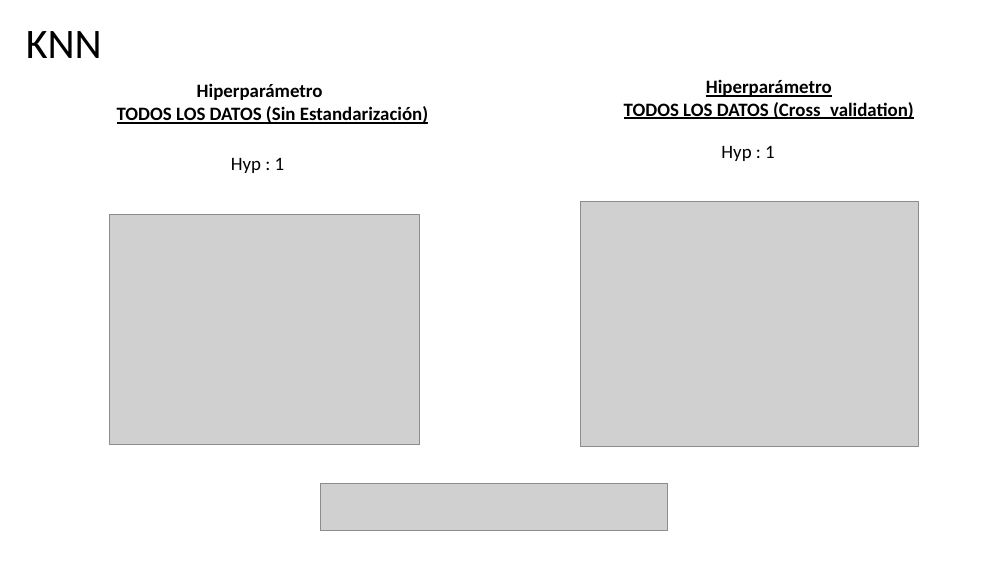
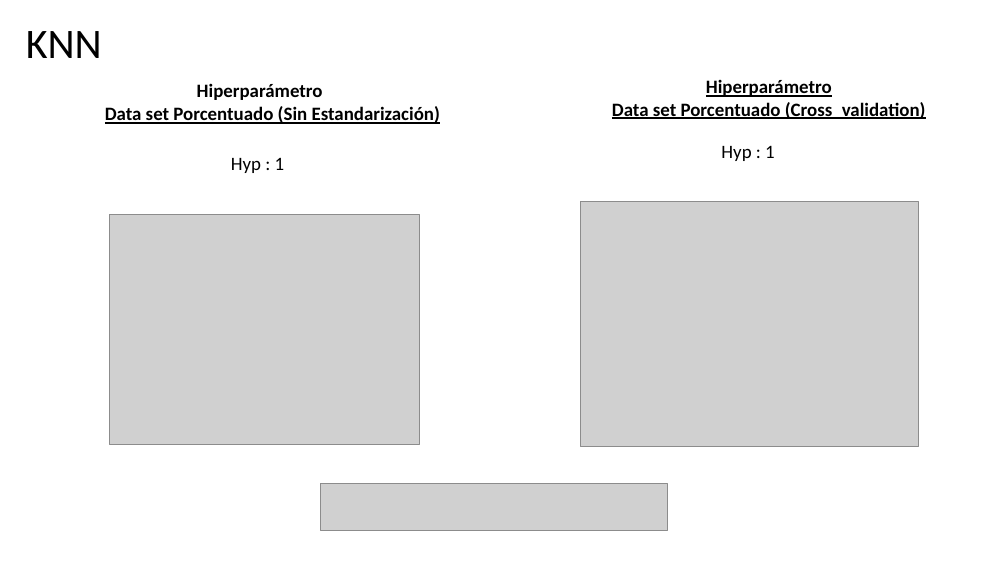
Before and after one commit to asasa293/limpieza_datos, a slide deck: slide 22 of TP3/TP3_Grupo12.pptx. Drawn at 1008x567 pixels with LibreOffice and Linux fonts; fonts in the diff are those of the drawing; grey boxes stand for pictures. Boxes give left, top, right and bottom in pixels: in the first picture for what was removed or moved away, otherwise in the second. Text is boxed around its words. In the diff, an @@ line names an element or a change of style, - is before the commit and + after.

```diff
--- a/TP3/TP3_Grupo12.pptx
+++ b/TP3/TP3_Grupo12.pptx
@@ text at (x1=105, y1=106, x2=440, y2=124): text changed @@
-TODOS LOS DATOS (Sin Estandarización)
+Data set Porcentuado (Sin Estandarización)
@@ text at (x1=612, y1=102, x2=926, y2=119): text changed @@
-TODOS LOS DATOS (Cross_validation)
+Data set Porcentuado (Cross_validation)
```
Also in this commit, not shown: 2 other slides changed, 2 slides added.
